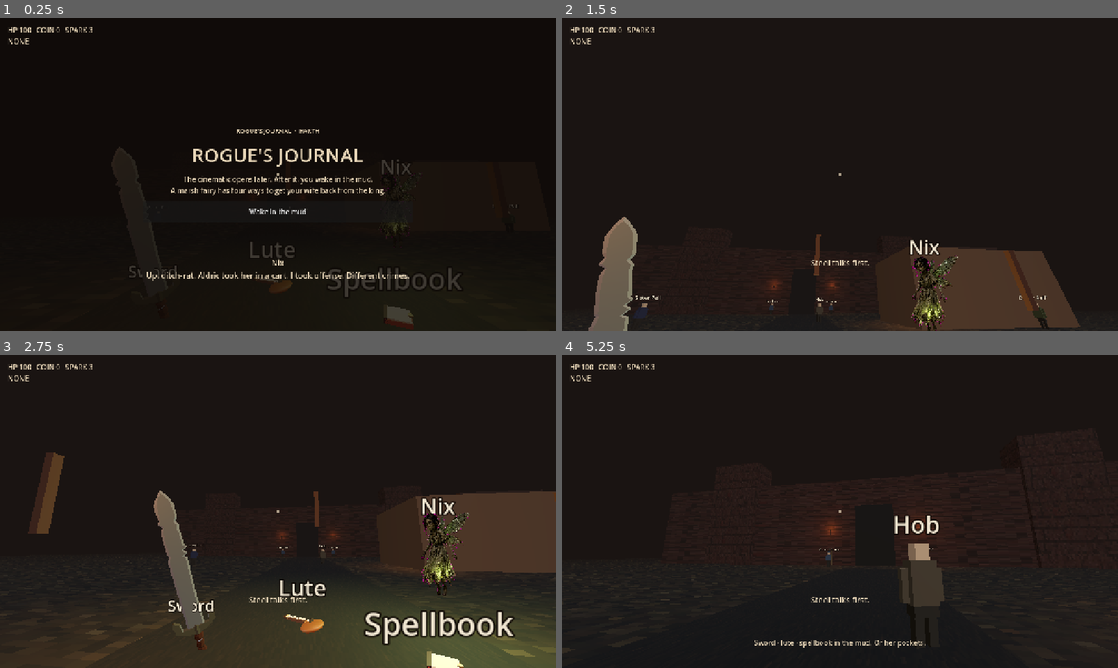
Above: before the commit, frames 1-4 (two rows, left to right).
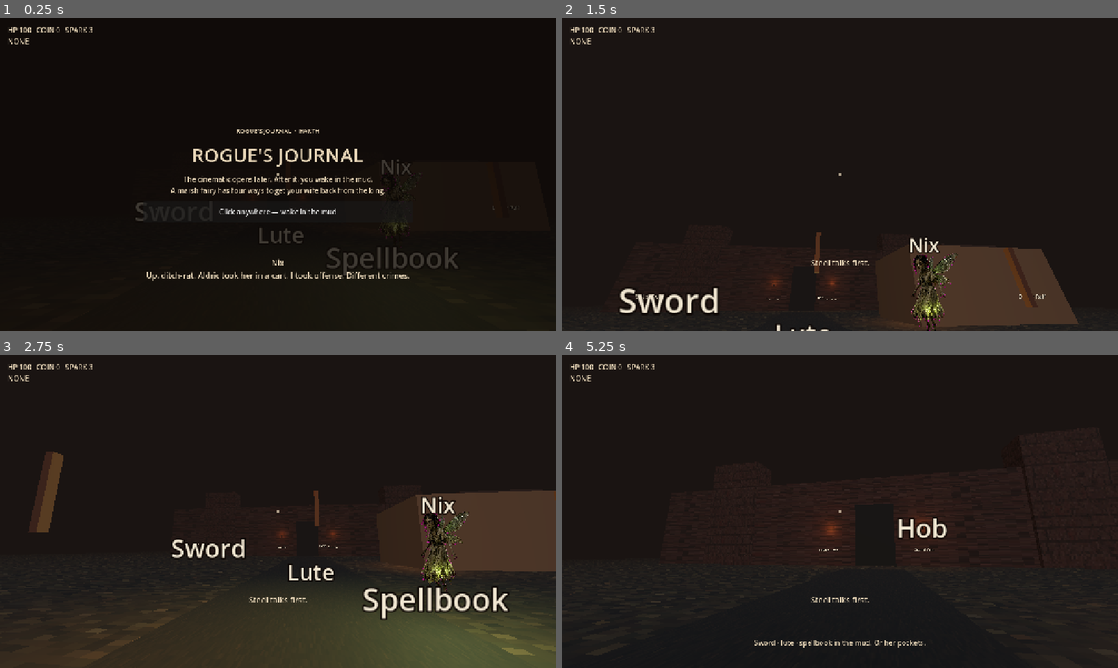
Above: after the commit, the same moments.

Repository: CaptainRipley/rogues-journal
Game: Godot game, scene res://scenes/game.tscn
The game is run twice, just before and just after one commit, with the same random seed, the same clock (stepped at 60 frames per second) and the same inputs.
Inputs (mouse positions are in pixels of both pictures, inside the frame that each line leads up to):
- Up to frame 1 (0.25 s): no input
- Up to frame 2 (1.5 s): click "Wake in the mud" (after the commit: "Click anywhere — wake in the …") at 0.5 s; tap Enter at 1.25 s; move the mouse to (867, 174) at 1.27 s; hold W from 1.28 s (still down); tap E at 1.35 s; click (867, 174) at 1.42 s
- Up to frame 3 (2.75 s): keep holding W; tap Space at 1.52, 2.27 s; move the mouse to (250, 511) at 2.02 s; tap F at 2.1 s; click (250, 511) at 2.17 s
- Up to frame 4 (5.25 s): keep holding W; move the mouse to (851, 505) at 2.77 s; tap R at 2.85, 5.1 s; click (851, 505) at 2.92 s; move the mouse to (834, 517) at 3.52 s; tap E at 3.6 s; click (834, 517) at 3.67 s; tap Space at 3.77, 4.52 s; move the mouse to (878, 514) at 4.27 s; tap F at 4.35 s; click (878, 514) at 4.42 s; move the mouse to (795, 508) at 5.02 s; click (795, 508) at 5.17 s

The runs differ from the first frame. In frame 1, 2.1% of the frame differs, in the area x 20-94%, y 41-100%; in frame 2, 4.2%; in frame 3, 6.9%, in the area x 5-100%, y 30-100%; in frame 4, 1.6%.

Commit message:
16-bit sprites, click-anywhere to wake

Diff:
--- a/godot/scripts/game.gd
+++ b/godot/scripts/game.gd
@@ -183,89 +183,53 @@
 	mi.scale = scl
 	return mi
 
+func _spr(path: String, pixel_size: float) -> Sprite3D:
+	var s := Sprite3D.new()
+	s.texture = load(path)
+	s.billboard = BaseMaterial3D.BILLBOARD_ENABLED
+	s.pixel_size = pixel_size
+	s.alpha_cut = SpriteBase3D.ALPHA_CUT_DISCARD
+	s.texture_filter = BaseMaterial3D.TEXTURE_FILTER_NEAREST
+	s.shaded = false
+	s.alpha_antialiasing_mode = BaseMaterial3D.ALPHA_ANTIALIASING_OFF
+	return s
+
 func _make_sword() -> Node3D:
 	var g := Node3D.new()
-	var loaded = load("res://assets/models/Sword.obj")
-	if loaded is Mesh:
-		var mi := MeshInstance3D.new()
-		mi.mesh = loaded
-		g.add_child(mi)
-		g.scale = Vector3(0.55, 0.55, 0.55)
-		g.rotation_degrees = Vector3(12, 35, 18)
-	else:
-		var blade := BoxMesh.new()
-		blade.size = Vector3(0.06, 1.15, 0.04)
-		g.add_child(_mesh_part(blade, _mat(Color(0.72, 0.76, 0.8), 0.28, 0.75), Vector3(0, 0.7, 0)))
-		var guard := BoxMesh.new()
-		guard.size = Vector3(0.32, 0.05, 0.08)
-		g.add_child(_mesh_part(guard, _mat(Color(0.55, 0.42, 0.2), 0.4, 0.5), Vector3(0, 0.16, 0)))
-		var hilt := BoxMesh.new()
-		hilt.size = Vector3(0.07, 0.22, 0.07)
-		g.add_child(_mesh_part(hilt, _mat(Color(0.22, 0.14, 0.08), 0.85), Vector3(0, 0.02, 0)))
-	_tag(g, "Sword", 1.35)
+	var s := _spr("res://assets/sprites/sword.png", 0.012)
+	s.position.y = 0.75
+	g.add_child(s)
+	_tag(g, "Sword", 1.55)
 	var glow := OmniLight3D.new()
 	glow.light_color = Color(0.7, 0.75, 0.82)
-	glow.light_energy = 1.4
-	glow.omni_range = 5.0
+	glow.light_energy = 1.2
+	glow.omni_range = 4.5
 	g.add_child(glow)
 	return g
 
 func _make_lute() -> Node3D:
 	var g := Node3D.new()
-	var bowl := SphereMesh.new()
-	bowl.radius = 0.2
-	bowl.height = 0.28
-	g.add_child(_mesh_part(bowl, _mat(Color(0.48, 0.28, 0.12), 0.55, 0.08), Vector3.ZERO, Vector3.ZERO, Vector3(1.2, 0.55, 1.05)))
-	var hole := CylinderMesh.new()
-	hole.top_radius = 0.055
-	hole.bottom_radius = 0.055
-	hole.height = 0.02
-	g.add_child(_mesh_part(hole, _mat(Color(0.08, 0.05, 0.03)), Vector3(0, 0.08, 0.02), Vector3(90, 0, 0)))
-	var neck := BoxMesh.new()
-	neck.size = Vector3(0.055, 0.05, 0.62)
-	g.add_child(_mesh_part(neck, _mat(Color(0.28, 0.16, 0.07), 0.8), Vector3(0, 0.04, -0.46)))
-	var head := BoxMesh.new()
-	head.size = Vector3(0.1, 0.04, 0.14)
-	g.add_child(_mesh_part(head, _mat(Color(0.22, 0.12, 0.05)), Vector3(0, 0.06, -0.8)))
-	for i in 4:
-		var peg := SphereMesh.new()
-		peg.radius = 0.018
-		peg.height = 0.036
-		g.add_child(_mesh_part(peg, _mat(Color(0.7, 0.62, 0.4), 0.4, 0.3), Vector3(-0.03 + i * 0.02, 0.09, -0.78)))
-		var string := CylinderMesh.new()
-		string.top_radius = 0.004
-		string.bottom_radius = 0.004
-		string.height = 0.72
-		g.add_child(_mesh_part(string, _mat(Color(0.85, 0.8, 0.65)), Vector3(-0.03 + i * 0.02, 0.09, -0.38), Vector3(90, 0, 0)))
-	g.rotation_degrees = Vector3(-8, 40, 12)
-	_tag(g, "Lute", 0.7)
+	var s := _spr("res://assets/sprites/lute.png", 0.011)
+	s.position.y = 0.45
+	g.add_child(s)
+	_tag(g, "Lute", 0.95)
 	var glow := OmniLight3D.new()
 	glow.light_color = Color(0.77, 0.64, 0.35)
-	glow.light_energy = 1.3
-	glow.omni_range = 5.0
+	glow.light_energy = 1.2
+	glow.omni_range = 4.5
 	g.add_child(glow)
 	return g
 
 func _make_book() -> Node3D:
 	var g := Node3D.new()
-	var cover := BoxMesh.new()
-	cover.size = Vector3(0.34, 0.06, 0.46)
-	g.add_child(_mesh_part(cover, _mat(Color(0.28, 0.08, 0.1), 0.7, 0.05, Color(0.45, 0.12, 0.05, 1)), Vector3(0, 0.03, 0)))
-	var pages := BoxMesh.new()
-	pages.size = Vector3(0.3, 0.045, 0.42)
-	g.add_child(_mesh_part(pages, _mat(Color(0.85, 0.78, 0.62), 0.95), Vector3(0.01, 0.05, 0)))
-	var spine := BoxMesh.new()
-	spine.size = Vector3(0.05, 0.08, 0.46)
-	g.add_child(_mesh_part(spine, _mat(Color(0.18, 0.06, 0.07), 0.65, 0.1), Vector3(-0.16, 0.04, 0)))
-	var clasp := BoxMesh.new()
-	clasp.size = Vector3(0.06, 0.02, 0.08)
-	g.add_child(_mesh_part(clasp, _mat(Color(0.72, 0.58, 0.28), 0.35, 0.7), Vector3(0.16, 0.08, 0)))
-	g.rotation_degrees = Vector3(0, -28, 0)
-	_tag(g, "Spellbook", 0.55)
+	var s := _spr("res://assets/sprites/book.png", 0.011)
+	s.position.y = 0.4
+	g.add_child(s)
+	_tag(g, "Spellbook", 0.85)
 	var glow := OmniLight3D.new()
 	glow.light_color = Color(0.83, 0.4, 0.18)
-	glow.light_energy = 1.8
-	glow.omni_range = 5.5
+	glow.light_energy = 1.6
+	glow.omni_range = 5.0
 	g.add_child(glow)
 	return g
 
@@ -304,50 +268,15 @@
 	var g := Node3D.new()
 	g.position = pos
 	g.rotation.y = rot
-	var skin := _mat(Color(0.76, 0.58, 0.42), 0.9)
-	var cloth := _mat(tunic, 0.92)
-	var dark := _mat(Color(0.16, 0.13, 0.09), 0.95)
-	var torso := BoxMesh.new()
-	torso.size = Vector3(0.48, 0.72, 0.28)
-	g.add_child(_mesh_part(torso, cloth, Vector3(0, 1.05, 0)))
-	var hips := BoxMesh.new()
-	hips.size = Vector3(0.44, 0.22, 0.26)
-	g.add_child(_mesh_part(hips, dark, Vector3(0, 0.62, 0)))
-	var leg := BoxMesh.new()
-	leg.size = Vector3(0.16, 0.55, 0.16)
-	g.add_child(_mesh_part(leg, dark, Vector3(-0.12, 0.28, 0)))
-	g.add_child(_mesh_part(leg, dark, Vector3(0.12, 0.28, 0)))
-	var arm := BoxMesh.new()
-	arm.size = Vector3(0.12, 0.55, 0.12)
-	g.add_child(_mesh_part(arm, cloth, Vector3(-0.32, 1.0, 0)))
-	g.add_child(_mesh_part(arm, cloth, Vector3(0.32, 1.0, 0)))
-	var head := BoxMesh.new()
-	head.size = Vector3(0.26, 0.3, 0.24)
-	g.add_child(_mesh_part(head, skin, Vector3(0, 1.55, 0)))
-	if guard:
-		var helm := BoxMesh.new()
-		helm.size = Vector3(0.3, 0.16, 0.3)
-		g.add_child(_mesh_part(helm, _mat(Color(0.35, 0.38, 0.42), 0.4, 0.6), Vector3(0, 1.74, 0)))
-		var spear := CylinderMesh.new()
-		spear.top_radius = 0.02
-		spear.bottom_radius = 0.025
-		spear.height = 1.8
-		g.add_child(_mesh_part(spear, _mat(Color(0.4, 0.3, 0.18)), Vector3(0.38, 1.1, 0.05)))
-	if id == "pell":
-		var veil := BoxMesh.new()
-		veil.size = Vector3(0.32, 0.28, 0.08)
-		g.add_child(_mesh_part(veil, _mat(Color(0.1, 0.1, 0.14)), Vector3(0, 1.58, -0.12)))
-	if id == "ralf":
-		var jug := CylinderMesh.new()
-		jug.top_radius = 0.05
-		jug.bottom_radius = 0.06
-		jug.height = 0.18
-		g.add_child(_mesh_part(jug, _mat(Color(0.29, 0.22, 0.13)), Vector3(0.28, 0.95, 0.12)))
-	if id == "hob":
-		var bag := BoxMesh.new()
-		bag.size = Vector3(0.18, 0.16, 0.1)
-		g.add_child(_mesh_part(bag, _mat(Color(0.22, 0.16, 0.09)), Vector3(0.3, 0.9, 0)))
-	_tag(g, npc_name, 2.05)
+	var sheet := "res://assets/sprites/%s.png" % id
+	if id == "cole":
+		sheet = "res://assets/sprites/bren.png"
+	var s := _spr(sheet, 0.012)
+	s.position.y = 0.88
+	if id == "cole":
+		s.flip_h = true
+	g.add_child(s)
+	_tag(g, npc_name, 1.95)
 	add_child(g)
 	npcs.append({ "id": id, "name": npc_name, "node": g, "lines": lines, "purse": 4, "picked": false, "i": 0 })
 
@@ -436,7 +365,7 @@
 	col.add_child(blurb)
 
 	wake_btn = Button.new()
-	wake_btn.text = "Wake in the mud"
+	wake_btn.text = "Click anywhere — wake in the mud"
 	wake_btn.custom_minimum_size = Vector2(280, 48)
 	wake_btn.pressed.connect(_on_wake)
 	col.add_child(wake_btn)
@@ -491,6 +420,8 @@
 	Input.mouse_mode = Input.MOUSE_MODE_VISIBLE
 
 func _on_wake() -> void:
+	if phase != Phase.TITLE:
+		return
 	phase = Phase.WAKE
 	wake_t = 0.0
 	title_box.visible = false
@@ -501,6 +432,10 @@
 
 func _input(event: InputEvent) -> void:
 	if phase == Phase.TITLE:
+		var click: bool = event is InputEventMouseButton and event.pressed
+		var key: bool = event is InputEventKey and event.pressed and not event.echo
+		if click or key:
+			_on_wake()
 		return
 	if event is InputEventMouseMotion and Input.mouse_mode == Input.MOUSE_MODE_CAPTURED:
 		yaw -= event.relative.x * look_sens
@@ -700,29 +635,19 @@
 		log_line = "A purse that was not watching you."
 
 func _build_viewmodels() -> void:
-	sword_view = _make_sword()
-	for c in sword_view.get_children():
-		if c is Label3D or c is OmniLight3D:
-			c.queue_free()
-	sword_view.position = Vector3(0.38, -0.28, -0.55)
-	sword_view.rotation_degrees = Vector3(12, 18, -28)
-	sword_view.scale = Vector3(0.35, 0.35, 0.35)
+	sword_view = _spr("res://assets/sprites/sword.png", 0.004)
+	sword_view.billboard = BaseMaterial3D.BILLBOARD_DISABLED
+	sword_view.position = Vector3(0.32, -0.22, -0.48)
 	sword_view.visible = false
 	camera.add_child(sword_view)
-	lute_view = _make_lute()
-	for c in lute_view.get_children():
-		if c is Label3D or c is OmniLight3D:
-			c.queue_free()
-	lute_view.position = Vector3(0.32, -0.28, -0.5)
-	lute_view.scale = Vector3(0.55, 0.55, 0.55)
+	lute_view = _spr("res://assets/sprites/lute.png", 0.0038)
+	lute_view.billboard = BaseMaterial3D.BILLBOARD_DISABLED
+	lute_view.position = Vector3(0.3, -0.2, -0.46)
 	lute_view.visible = false
 	camera.add_child(lute_view)
-	book_view = _make_book()
-	for c in book_view.get_children():
-		if c is Label3D or c is OmniLight3D:
-			c.queue_free()
-	book_view.position = Vector3(0.28, -0.22, -0.48)
-	book_view.scale = Vector3(0.7, 0.7, 0.7)
+	book_view = _spr("res://assets/sprites/book.png", 0.0036)
+	book_view.billboard = BaseMaterial3D.BILLBOARD_DISABLED
+	book_view.position = Vector3(0.28, -0.18, -0.44)
 	book_view.visible = false
 	camera.add_child(book_view)
 func _dismiss_gifts() -> void:
